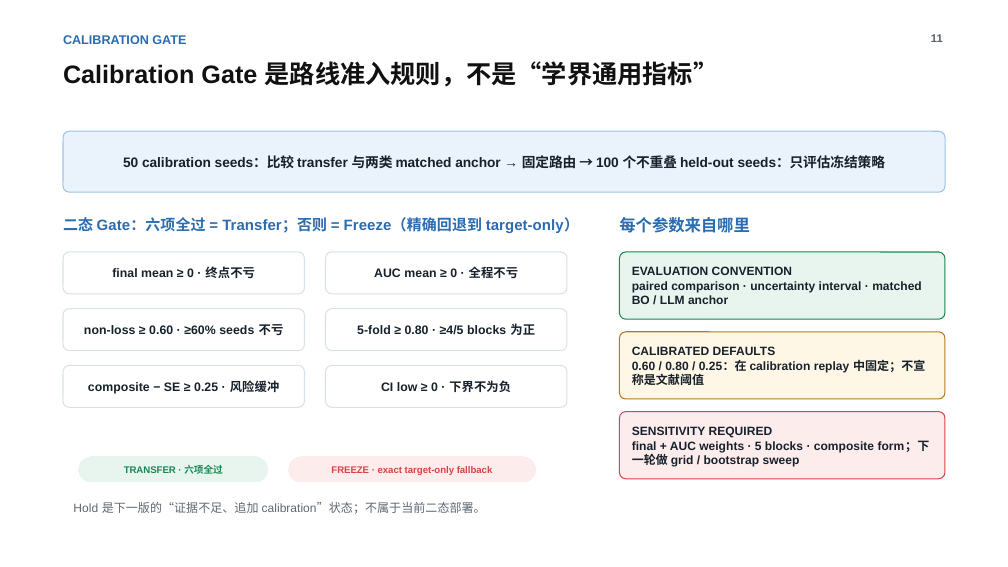
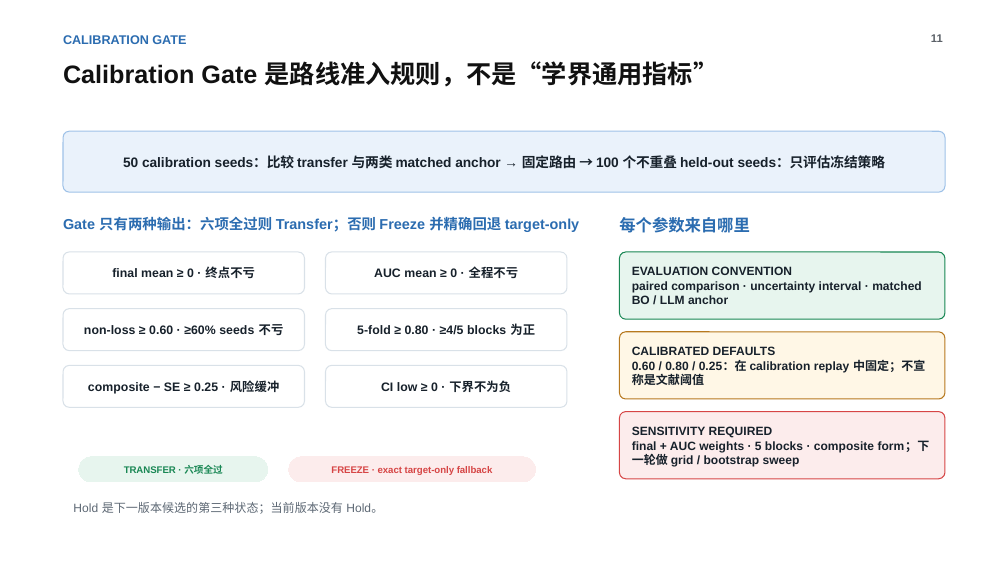
Before and after one commit to SHITIANYU-hue/CARE2.0, a slide deck: slide 11 of CARE2.0_transfer_update_2026-07-30.pptx. Drawn at 1008x567 pixels with LibreOffice and Linux fonts; fonts in the diff are those of the drawing; background and template pictures are left out. Boxes give left, top, right and bottom in pixels: in the first picture for what was removed or moved away, otherwise in the second. Text is boxed around its words. In the diff, an @@ line names an element or a change of style, - is before the commit and + after.

```diff
--- a/CARE2.0_transfer_update_2026-07-30.pptx
+++ b/CARE2.0_transfer_update_2026-07-30.pptx
@@ text at bbox=[63, 216, 579, 232]: text changed; size 10.8 to 10.3 pt @@
-二态 Gate：六项全过 = Transfer；否则 = Freeze（精确回退到 target-only）
+Gate 只有两种输出：六项全过则 Transfer；否则 Freeze 并精确回退 target-only
@@ text at bbox=[73, 502, 383, 514]: text changed @@
-Hold 是下一版的“证据不足、追加 calibration”状态；不属于当前二态部署。
+Hold 是下一版本候选的第三种状态；当前版本没有 Hold。
```
Also in this commit, not shown: 3 other slides changed.
